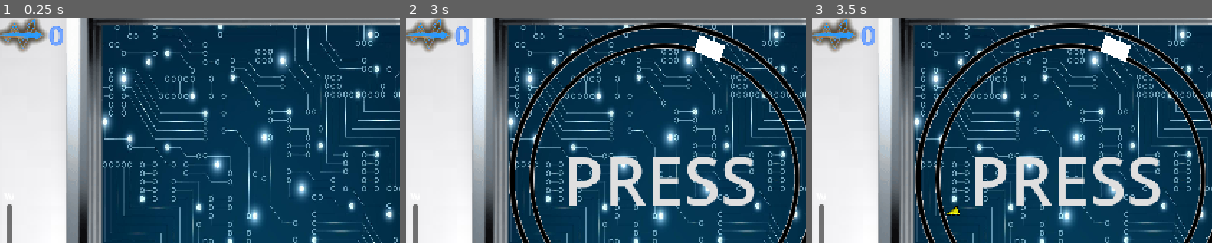
Above: before the commit, frames 1-3 (left to right).
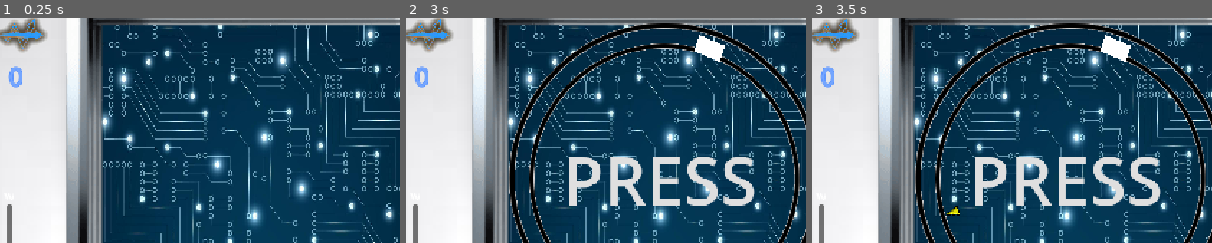
Above: after the commit, the same moments.

Repository: Jon-Anbuckle/EngineerSpaceGame
Game: Godot game, scene res://controlpad.tscn
Same seed, same stepped clock (60 frames per second), same inputs: the game is played once before the commit and once after it.
Inputs (mouse positions are % of the whole screen's width and height, from its top left):
- Up to frame 1 (0.25 s): no input
- Up to frame 2 (3 s): click (7, 12) at 0.5 s; click "OVERCHARGE" at 1.25 s; click "Synergise" at 2 s; click "Minigame" at 2.75 s
- Up to frame 3 (3.5 s): no input
The pictures show only the part of the screen within x 18-68%, y 13-63%; the shares and areas given below are measured in that part.

The runs differ from the first frame. In frame 1, 0.4% of the frame differs, in the area x 2-16%, y 3-32%; in frame 2, 0.4%; in frame 3, 0.4%.

Commit message:
Role fixed, project name set

Diff:
--- a/controlpad.tscn
+++ b/controlpad.tscn
@@ -134,10 +134,10 @@
 text = "Minigame"
 
 [node name="Charge" type="Label" parent="."]
-offset_left = 280.0
-offset_top = 80.0
-offset_right = 320.0
-offset_bottom = 135.0
+offset_left = 222.0
+offset_top = 139.0
+offset_right = 262.0
+offset_bottom = 194.0
 theme_override_colors/font_color = Color(0.4497835, 0.6453864, 1, 1)
 theme_override_colors/font_outline_color = Color(0.2292062, 0.49821734, 0.999991, 1)
 theme_override_constants/outline_size = 4
--- a/project.godot
+++ b/project.godot
@@ -10,7 +10,7 @@
 
 [application]
 
-config/name="New Game Project"
+config/name="TechEngineer"
 run/main_scene="uid://cfhqtytwiylgd"
 config/features=PackedStringArray("4.5", "Forward Plus")
 config/icon="res://icon.svg"
--- a/slider.gd
+++ b/slider.gd
@@ -4,7 +4,7 @@
 
 #Change these variables as needed
 var server_ip := "10.202.183.53"
-var role := "weapons"
+var role := "engineer"
 var team := "tech"
 var minigame_status = false
 var charge = 0
